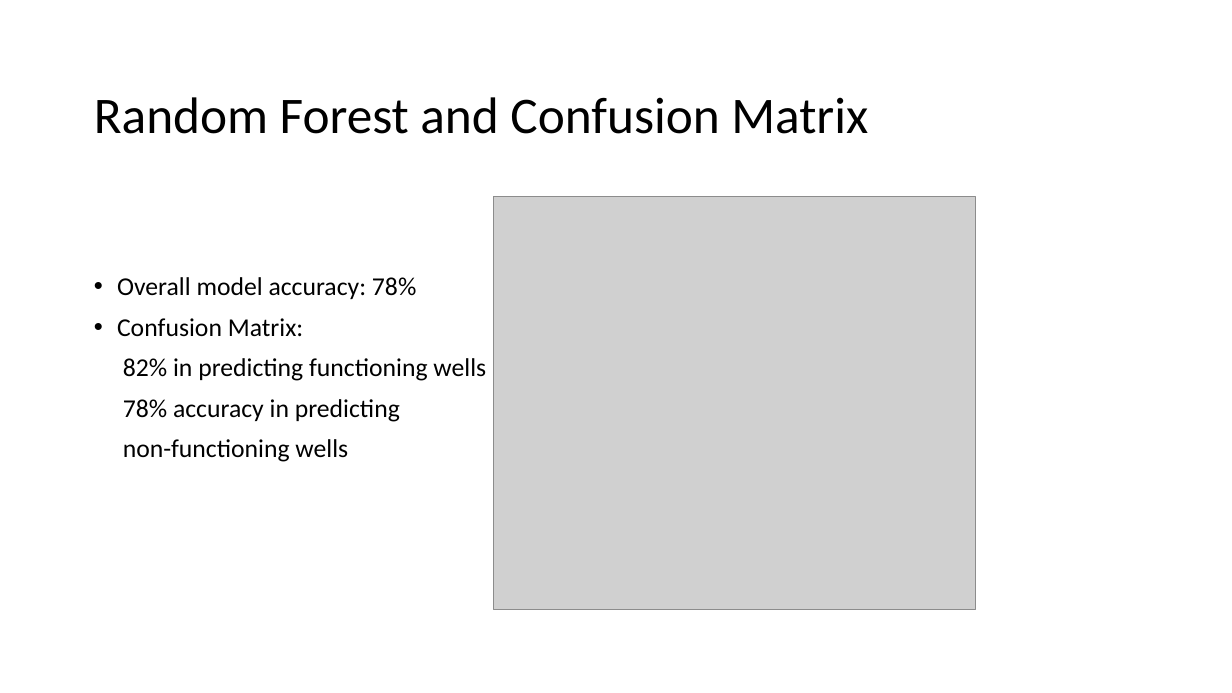
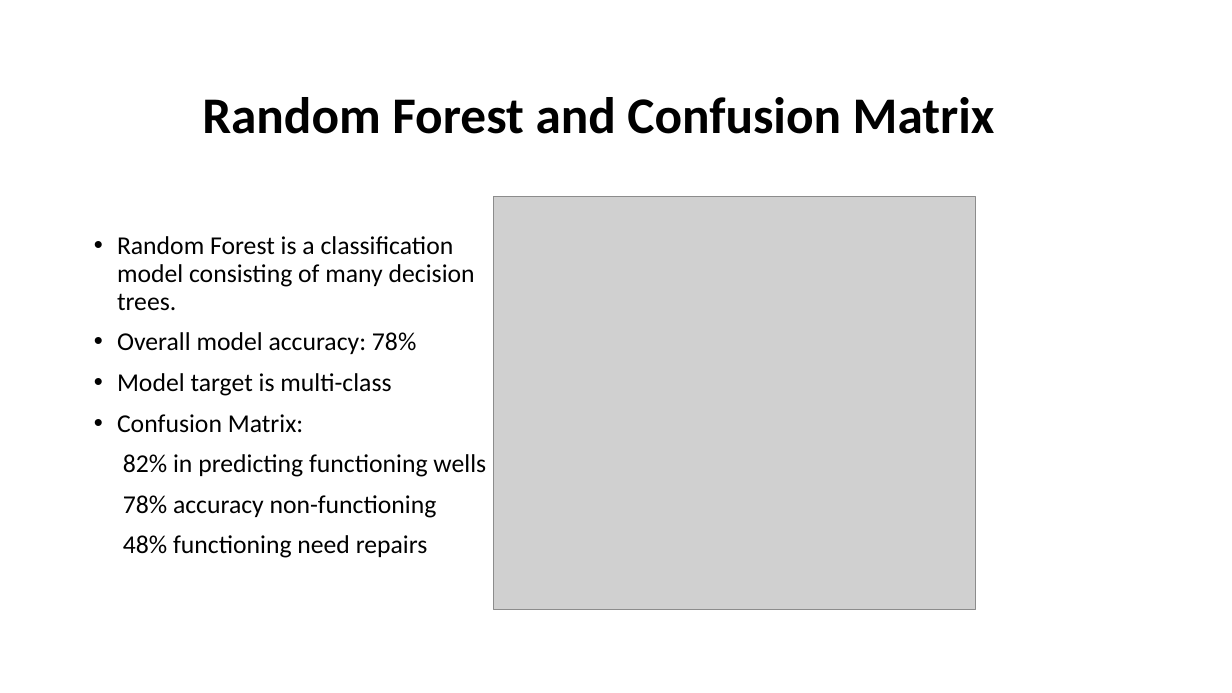
Before and after one commit to davidrtorres/Model-3-Tanzania-Water-Crisis, a slide deck: slide 3 of Presentation1.pptx (slide 8 before the commit). Drawn at 1232x693 pixels with LibreOffice and Linux fonts; fonts in the diff are those of the drawing; grey boxes stand for pictures. Boxes give left, top, right and bottom in pixels: in the first picture for what was removed or moved away, otherwise in the second. Text is boxed around its words. In the diff, an @@ line names an element or a change of style, - is before the commit and + after.

```diff
--- a/Presentation1.pptx
+++ b/Presentation1.pptx
@@ title "Random Forest and Confusion Matrix" at box(202, 97, 995, 134): bold on; alignment left to centre @@
@@ text at box(117, 236, 475, 311): paragraph added @@
+• Random Forest is a classification model consisting of many decision trees.
@@ text at box(117, 373, 391, 396): paragraph added @@
+• Model target is multi-class
@@ text at box(123, 495, 437, 558): text changed @@
-78% accuracy in predicting
-non-functioning wells
+78% accuracy non-functioning
+48% functioning need repairs
```
Also in this commit, not shown: 6 other slides changed, 3 slides added, 3 other files.
